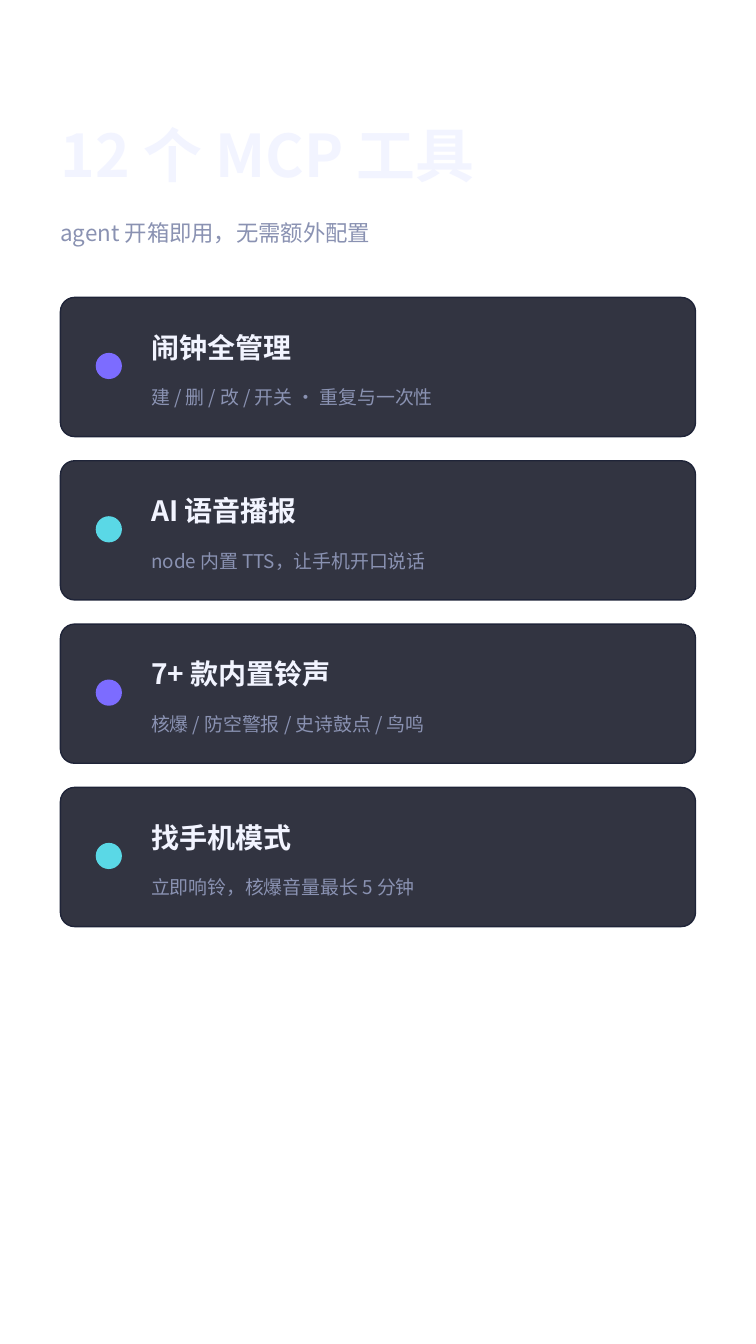
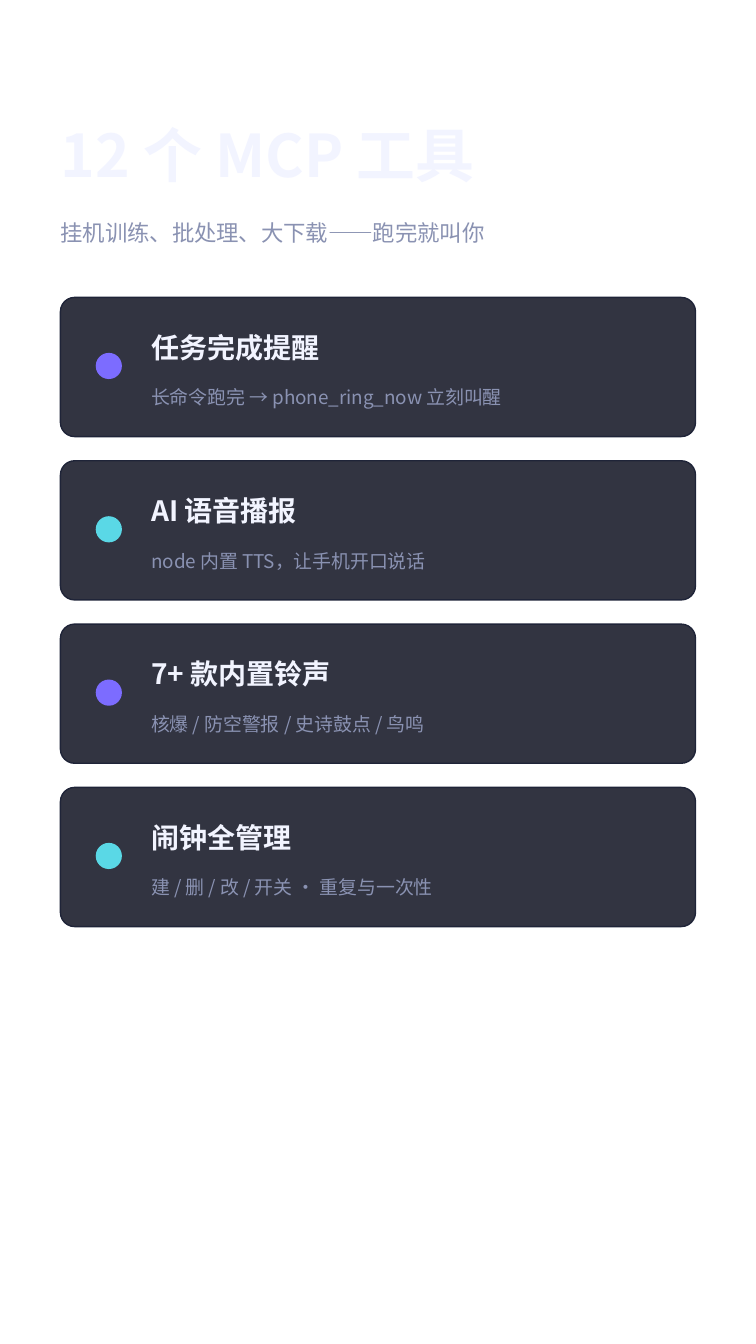
Before and after one commit to soul667/phone-alarm, a slide deck: slide 4 of docs/video/phone_alarm_xhs.pptx. Drawn at 756x1344 pixels with LibreOffice and Linux fonts; fonts in the diff are those of the drawing; background and template pictures are left out. Boxes give left, top, right and bottom in pixels: in the first picture for what was removed or moved away, otherwise in the second. Text is boxed around its words. In the diff, an @@ line names an element or a change of style, - is before the commit and + after.

Commit message:
docs: 应用场景重定位——长任务跑完后 AI 叫醒用户（训练/批处理挂机场景）
- PPT/视频文案与配音全部改为任务完成提醒场景；封面改「任务跑完了 让 AI 叫醒你」
- SKILL.md 触发词加「跑完了叫我/训练完叫醒我」，新增任务完成提醒 agent 配方（phone_ring_now/自定义语音）
- README 快速开始与工具表同步

```diff
--- a/docs/video/phone_alarm_xhs.pptx
+++ b/docs/video/phone_alarm_xhs.pptx
@@ text at [60, 222, 484, 243]: text changed @@
-agent 开箱即用，无需额外配置
+挂机训练、批处理、大下载——跑完就叫你
@@ text at [151, 334, 319, 361]: text changed @@
-闹钟全管理
+任务完成提醒
@@ text at [151, 388, 502, 409]: text changed @@
-建 / 删 / 改 / 开关 · 重复与一次性
+长命令跑完 → phone_ring_now 立刻叫醒
@@ text at [151, 824, 291, 851]: text changed @@
-找手机模式
+闹钟全管理
@@ text at [151, 878, 433, 896]: text changed @@
-立即响铃，核爆音量最长 5 分钟
+建 / 删 / 改 / 开关 · 重复与一次性
```
Also in this commit, not shown: 3 other slides changed, 4 other files.
